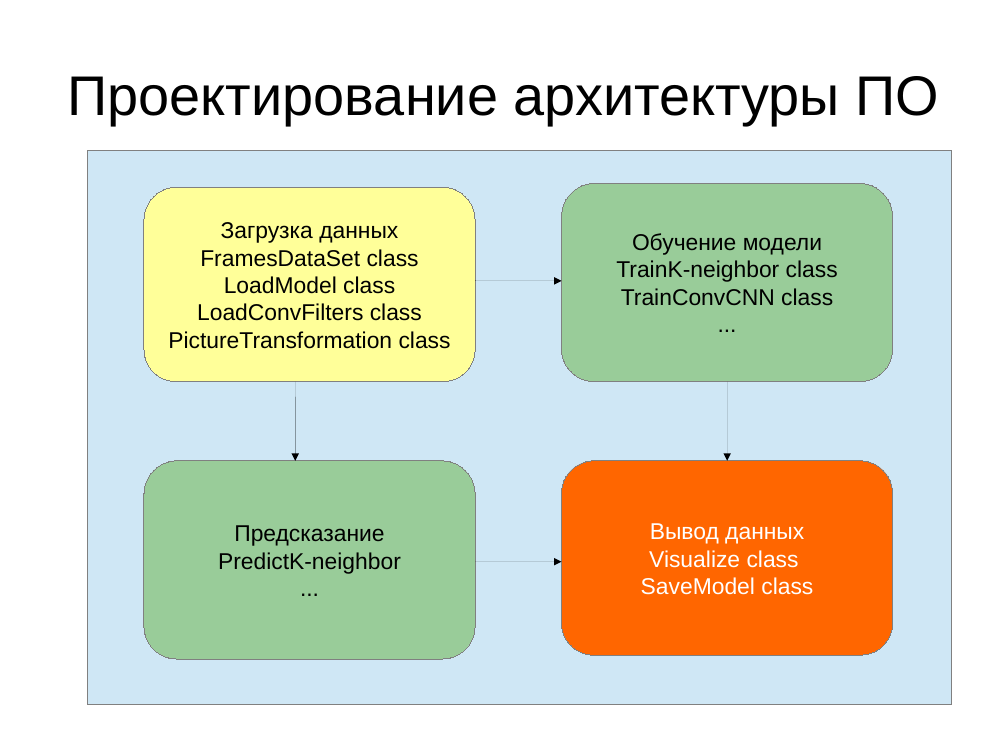
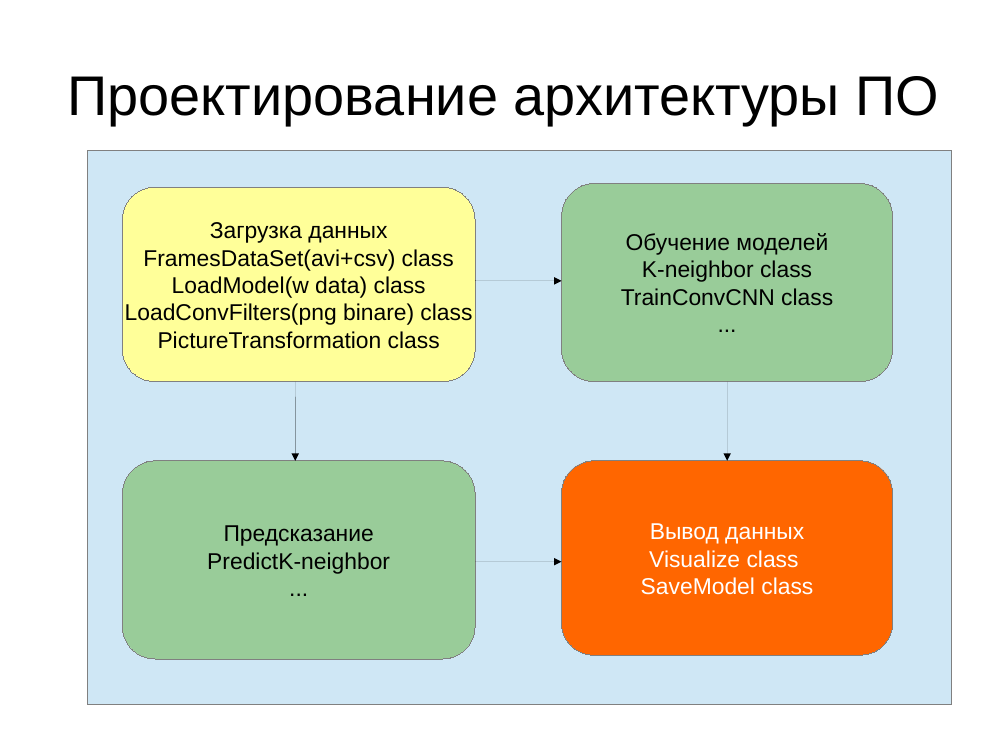
Before and after one commit to Lavrikov/Boiler, a slide deck: slide 8 of Проект разработки.odp. Drawn at 1008x756 pixels with LibreOffice and Linux fonts; fonts in the diff are those of the drawing. Boxes give left, top, right and bottom in pixels: in the first picture for what was removed or moved away, otherwise in the second. Text is boxed around its words. In the diff, an @@ line names an element or a change of style, - is before the commit and + after.

```diff
--- a/Проект разработки.odp
+++ b/Проект разработки.odp
@@ rounded rectangle "Загрузка данных": place and size @@
-rounded rectangle "Загрузка данных" at [144,188,475,382]
+rounded rectangle "Загрузка данных" at [123,188,476,382]
@@ text in rounded rectangle at [626,233,828,282]: text changed @@
-Обучение модели
-TrainK-neighbor class
+Обучение моделей
+K-neighbor class
@@ text in rounded rectangle at [125,249,472,325]: text changed @@
-FramesDataSet class
-LoadModel class
-LoadConvFilters class
+FramesDataSet(avi+csv) class
+LoadModel(w data) class
+LoadConvFilters(png binare) class
@@ rounded rectangle "Предсказание": place and size @@
-rounded rectangle "Предсказание" at [144,461,475,659]
+rounded rectangle "Предсказание" at [123,461,476,659]
```
Also in this commit, not shown: 18 other files.
